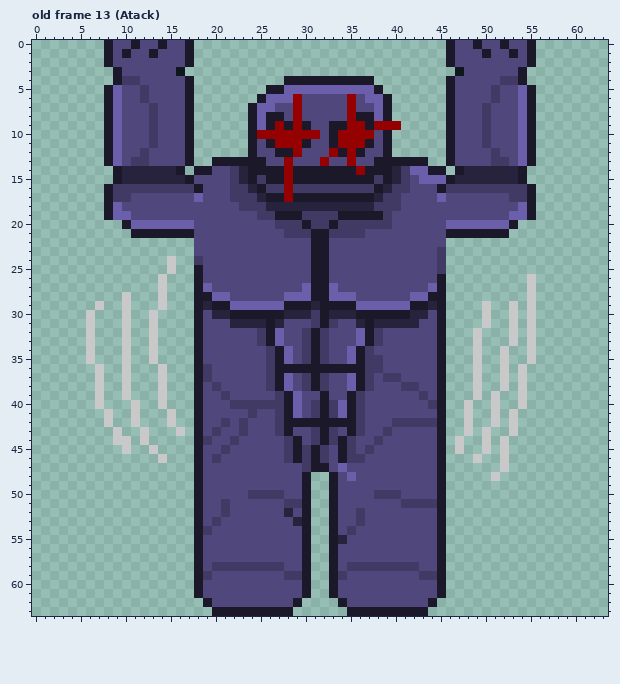
Two states of a pixel-art file, RogueLike/Assets/Sprites/Aseprite/Enemy/Golem.aseprite. Above, as it was before the edit.
64x64 pixels, 17 frames. Shown: old frame 13 (Atack).
The same view after the edit:
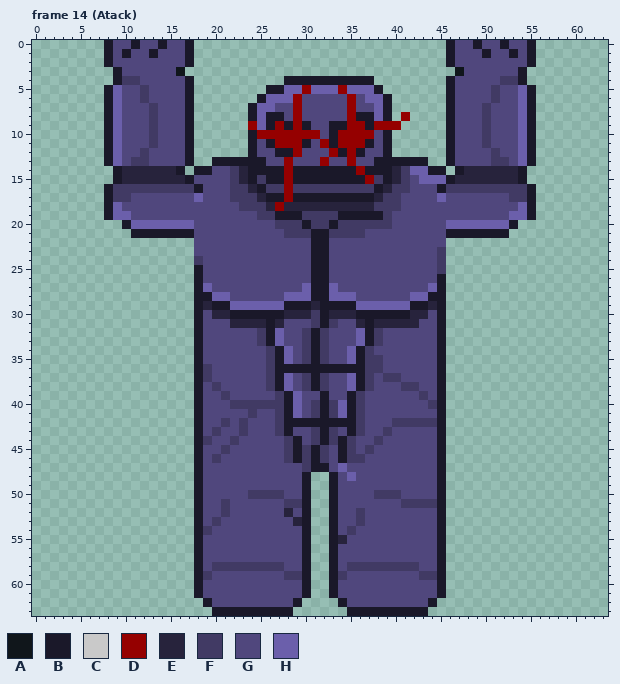
Palette (. is transparent): A #10161b  B #1a1829  C #c9c9c9  D #950000  E #27233c  F #413a64  G #50477d  H #6b5fab
A new or re-ordered frame is compared with the old frame closest to it.
Edits made:
frames 17 -> 18
Frame 14 (Atack) is new; against old frame 13 (Atack):
The edit adds colour D in row 8 at x 41.
Colour B gives way to colour D in row 9 at x 24; in row 15 at x 37.
Colour E gives way to colour D in row 18 at x 27.
Colour G gives way to colour D in row 11 at x 32.
Colour H gives way to colour D in row 5 at x 30 and 34.
The author cleared colour C in rows 24 to 25 at x 15; in rows 26 to 27 at x 14 and 55; in row 28 at x 10, 14 and 55; in row 29 at x 7, 10, 14, 50, 53 and 55; in rows 30 to 31 at x 6, 10, 13, 50, 53 and 55; in rows 32 to 33 at x 6, 10, 13, 49, 53 and 55.
The author cleared colour C in rows 34 to 35 at x 6, 10, 13, 49, 52 and 55; in rows 36 to 38 at x 7, 10, 14, 49, 52 and 54; in row 39 at x 7, 10, 14, 49, 51 and 54; in row 40 at x 7, 11, 14, 48, 51 and 54; in rows 41 to 42 at x 8, 11, 15, 48, 51 and 53; in row 43 at x 9, 12, 16, 48, 50 and 53.
The author cleared colour C in row 44 at x 9 to 10, 12, 47, 50 and 52; in row 45 at x 10, 13, 47, 50 and 52; in row 46 at x 14, 49 and 52; in row 47 at x 52; in row 48 at x 51.
Pixel boxes of the changes (left, top, right, bottom) in both pictures:
changed: (302, 85, 347, 94)
added: (401, 112, 410, 121)
changed: (248, 121, 257, 130)
changed: (320, 139, 329, 148)
changed: (365, 175, 374, 184)
changed: (275, 202, 284, 211)
erased: (86, 256, 185, 463)
erased: (455, 274, 536, 481)
